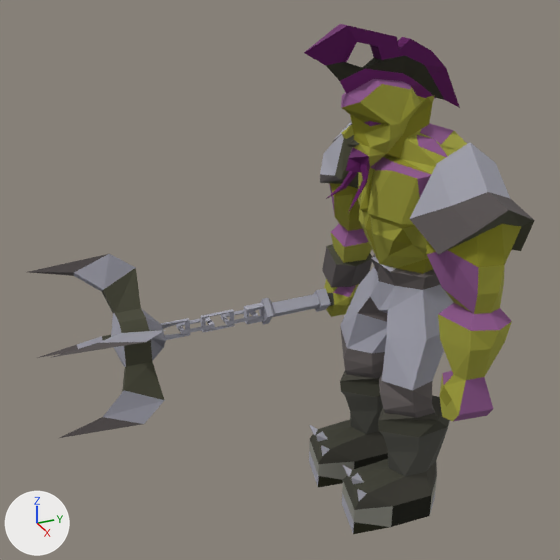
Renders of the glTF model public/assets/enemies-gltf/steelwill.glb from each side of a commit.
Rendered twice from a 50 mm camera at (259.0, -174.0, 249.0) aimed at (-14.0, -51.0, 112.0). Lighting does not change. The marker at lower left points along +X, +Y and +Z. The first picture is the older version. Vertices at exactly the same position are counted once.

Script lines for the objects in view, before the commit:
```python
me_mesh_0 = bpy.data.meshes.new('Mesh_0')
me_mesh_0.from_pydata(...)  # 790 vertices, 1567 faces; spans x -88.0..60.0, y -148.0..36.0, z 0.0..216.0
# faces by material slot: [1559, 8]
me_mesh_0.materials.append(mat_material_0)  # picture img_image_0
me_mesh_0.materials.append(mat_material_1)  # picture img_image_0
# before: 6 (0.0, -11.0, 110.0) at pixel (378, 281), 7 (-8.0, -7.0, 110.0) at pixel (377, 272), 21 (7.0, -7.0, 110.0) at pixel (395, 285), 22 (0.0, -11.0, 118.0) at pixel (379, 263), 23 (-9.0, -10.0, 117.0) at pixel (370, 258)
# before: 44 (7.0, -10.0, 117.0) at pixel (390, 271), 62 (7.0, -7.0, 118.0) at pixel (396, 268)
ob_mesh_0 = bpy.data.objects.new('Mesh_0', me_mesh_0)
ob_mesh_0.location = (0.0, 0.0, 0.0)
```
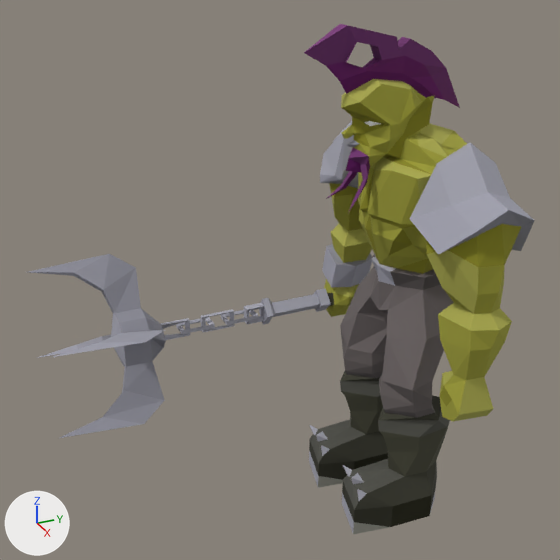
Boxes (x1, y1, x2, y2) around the edits, measured in the pictures (560 x 560 px):
part 1 of me_mesh_0, built on: (371, 259, 396, 286) in both
part 2 of me_mesh_0, built on: (340, 56, 444, 139) in both
part 3 of me_mesh_0, surface changed: (29, 24, 535, 534) in both

Diff of the bpy script that builds the scene:
```diff
--- a/public/assets/enemies-gltf/steelwill.glb.py
+++ b/public/assets/enemies-gltf/steelwill.glb.py
@@ me_mesh_0 @@
 # used by ob_mesh_0; location = (0.0, 0.0, 0.0)
 # verts and faces of me_mesh_0; kept vertices keep their numbers, new ones are numbered from 790
-me_mesh_0.from_pydata(...)  # 790 vertices, 1567 faces; spans x -88.0..60.0, y -148.0..36.0, z 0.0..216.0
+me_mesh_0.from_pydata(...)  # 807 vertices, 1598 faces; spans x -88.0..60.0, y -148.0..36.0, z 0.0..216.0
+# me_mesh_0 part 1
+delete_faces([(6, 21, 22), (6, 22, 7), (7, 22, 23), (21, 44, 22), (22, 44, 62)])
+verts[793] = (0.0, -12.0, 117.0)  # pixel (377, 266)
+verts[794] = (0.0, -12.0, 118.0)  # pixel (377, 264)
+faces += [(6, 21, 793), (6, 793, 7), (7, 793, 23), (21, 44, 793), (44, 794, 793), (23, 793, 794)]  # mat_material_0 (picture img_image_0)
+faces += [(22, 23, 794), (44, 62, 794), (22, 794, 62)]  # mat_material_0 (picture img_image_0)
+# me_mesh_0 part 2
+# 39 faces are deleted
+# 12 vertices are added at x -6.0..6.0, y -27.0..3.0, z 176.0..199.0
+# 64 new faces join them, mat_material_0 (picture img_image_0)
+# me_mesh_0 part 3: 782 kept faces spanning x -88.0..60.0, y -148.0..26.0, z 0.0..216.0 get new texture (UV) coordinates
+# other edits to the shape of me_mesh_0 do not show in these pictures
 me_mesh_0.materials.append(mat_material_0)
```
